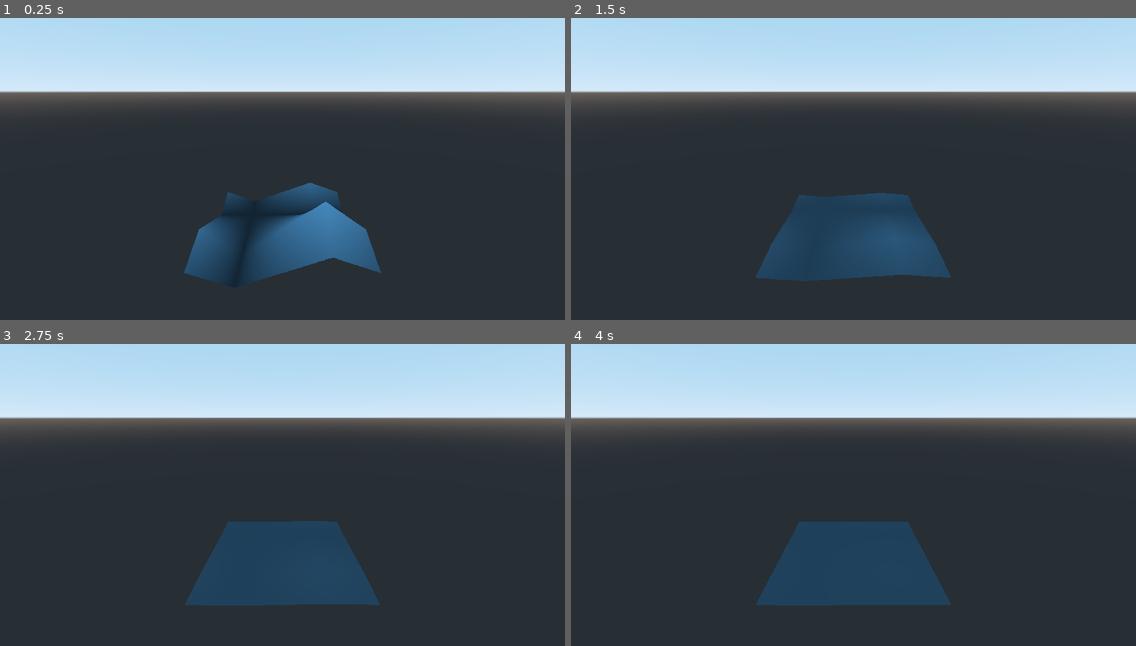
Above: before the commit, frames 1-4 (two rows, left to right).
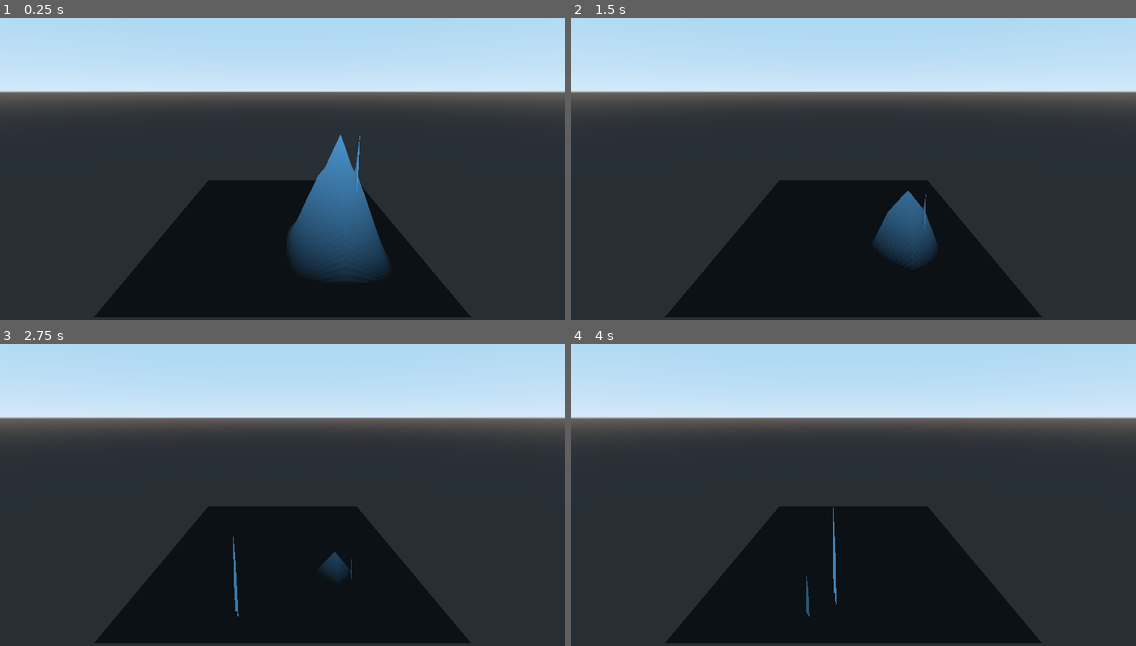
Above: after the commit, the same moments.

Repository: kb173/godot-interactive-water
Game: Godot game, scene res://TestScene.tscn
Two runs of this game, one before a commit and one after it. Both use one fixed random seed, a clock stepped at 60 frames per second and the inputs below.
Inputs:
- Up to frame 1 (0.25 s): no input
- Up to frame 2 (1.5 s): no input
- Up to frame 3 (2.75 s): no input
- Up to frame 4 (4 s): no input

The runs differ from the first frame. In frame 1, 21% of the frame differs, in the area x 16-84%, y 38-100%; in frame 2, 20%; in frame 3, 21%; in frame 4, 21%, in the area x 16-84%, y 53-100%.

Commit message:
Fix some color space-related issues and add comments

Diff:
--- a/TestScene.tscn
+++ b/TestScene.tscn
@@ -13,16 +13,24 @@
 shader_param/water_heights = SubResource( 3 )
 
 [sub_resource type="PlaneMesh" id=2]
-subdivide_width = 100
-subdivide_depth = 100
+subdivide_width = 128
+subdivide_depth = 128
 
 [sub_resource type="Shader" id=4]
 code = "shader_type canvas_item;
+render_mode unshaded, blend_disabled;
 
-uniform sampler2D previous_frame;
+uniform sampler2D previous_frame: hint_black_albedo;
 
 void fragment() {
-	COLOR = texture(previous_frame, UV) * 0.99;
+	// Read
+	float color = texture(previous_frame, UV).r;
+
+	// Modification
+	color *= 0.99;
+
+	// Write
+	COLOR = vec4(color, 0.0, 0.0, 1.0);
 }"
 
 [sub_resource type="ShaderMaterial" id=5]
@@ -42,16 +50,19 @@
 script = ExtResource( 3 )
 
 [node name="WaterHeightViewport" type="Viewport" parent="Water/WaterHeights"]
-size = Vector2( 1024, 1024 )
+size = Vector2( 128, 128 )
 handle_input_locally = false
+hdr = false
+disable_3d = true
+usage = 0
 render_target_v_flip = true
 render_target_update_mode = 3
 
 [node name="Texture" type="ColorRect" parent="Water/WaterHeights/WaterHeightViewport"]
 material = SubResource( 5 )
-margin_right = 40.0
-margin_bottom = 40.0
-rect_min_size = Vector2( 1024, 1024 )
+margin_right = 128.0
+margin_bottom = 128.0
+rect_min_size = Vector2( 128, 128 )
 
 [node name="Camera" type="Camera" parent="."]
-transform = Transform( 1, 0, 0, 0, 0.965926, 0.258819, 0, -0.258819, 0.965926, 0, 2, 3 )
+transform = Transform( 1, 0, 0, 0, 0.965926, 0.258819, 0, -0.258819, 0.965926, 0, 1.156, 1.988 )
--- a/Water.gd
+++ b/Water.gd
@@ -3,6 +3,7 @@
 
 # Saves every frame as a PNG in the project directory. Use for debugging (with caution)
 export var output_debug_textures := false
+export var first_output_frame := 0
 var _frame_number := 0
 
 var _first_frame := true
@@ -12,12 +13,9 @@
 	# Set an initial "previous frame"
 	var first_image = Image.new()
 
-	first_image.create(2, 2, false, Image.FORMAT_RGBA8)
+	first_image.create(5, 5, false, Image.FORMAT_RGBA8)
 	first_image.lock()
-	first_image.set_pixel(0, 0, Color(0.0, 0.0, 0.0))
-	first_image.set_pixel(0, 1, Color(0.0, 0.0, 0.0))
-	first_image.set_pixel(1, 0, Color(0.0, 0.0, 0.0))
-	first_image.set_pixel(1, 1, Color(1.0, 0.0, 0.0))
+	first_image.set_pixel(3, 3, Color(1.0, 0.0, 0.0))
 	first_image.unlock()
 
 	var first_texture = ImageTexture.new()
@@ -38,12 +36,25 @@
 	# Set it as the data of the water mesh
 	$WaterMesh.material_override.set_shader_param("water_heights", result)
 
-	# Calculate a new frame
+	# Calculate a new frame. First, get the data of the last frame and modify it accordingly
+	var image_data = result.get_data()
+
+	# Set a random pixel every 100 frames for testing
+	if _frame_number % 100 == 0:
+		print("Setting pixel")
+		image_data.lock()
+		image_data.set_pixel(randi() % 128, randi() % 128, Color(1.0, 0.0, 0.0))
+		image_data.unlock()
+
+	# Create an ImageTexture for this new frame
 	var previous_frame = ImageTexture.new()
-	previous_frame.create_from_image(result.get_data())
+	previous_frame.create_from_image(image_data)
 
+	# Set the previous texture in the shader so that a new texture will be available next frame
 	$WaterHeights.set_previous_texture(previous_frame)
 
-	if output_debug_textures:
-		previous_frame.get_data().save_png("res://frame%s.png" % [_frame_number])
-		_frame_number += 1
+	# Debug output
+	if output_debug_textures and _frame_number > first_output_frame:
+		image_data.get_data().save_png("res://debugframes/frame%s.png" % [_frame_number])
+
+	_frame_number += 1
--- a/WaterHeights.gd
+++ b/WaterHeights.gd
@@ -1,4 +1,13 @@
 extends Node
+
+# Provides access to water height textures for getting the result of the previous frame and for
+# setting the working texture for the next frame.
+# Values are encoded like this:
+# R: y-position
+# G: y-velocity
+# B: ?
+# A: ?
+# TODO: Consider increasing the accuracy of the texture
 
 
 func get_texture():
--- a/WaterUpdateMaterial.tres
+++ b/WaterUpdateMaterial.tres
@@ -2,11 +2,19 @@
 
 [sub_resource type="Shader" id=4]
 code = "shader_type canvas_item;
+render_mode unshaded, blend_disabled;
 
-uniform sampler2D previous_frame;
+uniform sampler2D previous_frame: hint_black_albedo;
 
 void fragment() {
-	COLOR = texture(previous_frame, UV) * 0.99;
+	// Read
+	float color = texture(previous_frame, UV).r;
+
+	// Modification
+	color *= 0.99;
+
+	// Write
+	COLOR = vec4(color, 0.0, 0.0, 1.0);
 }"
 
 [resource]
